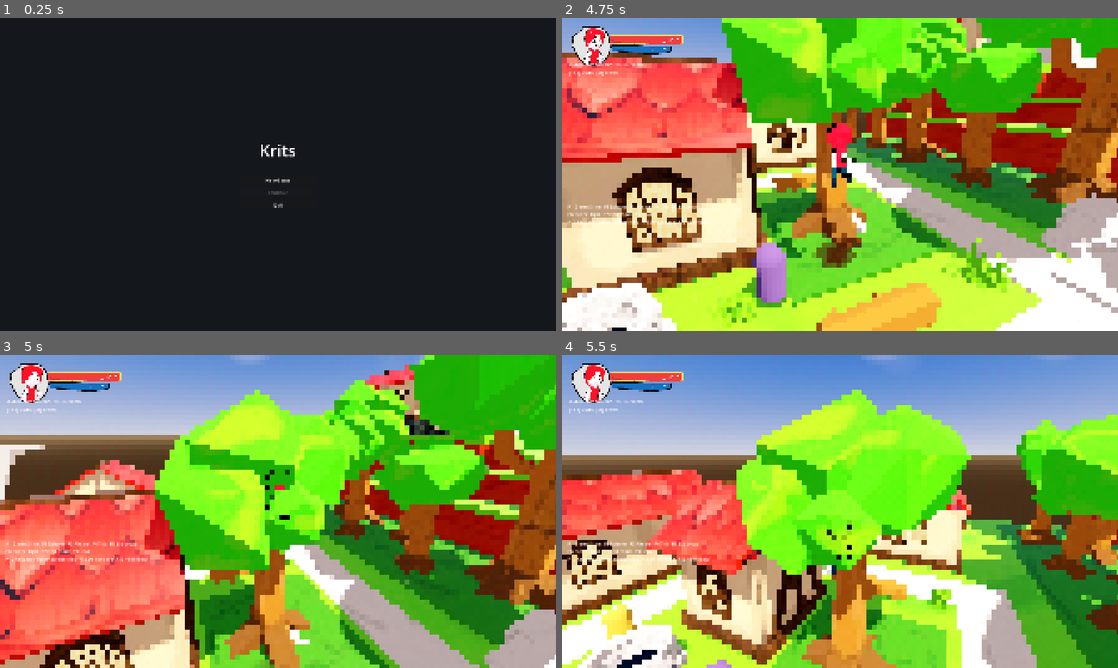
Above: before the commit, frames 1-4 (two rows, left to right).
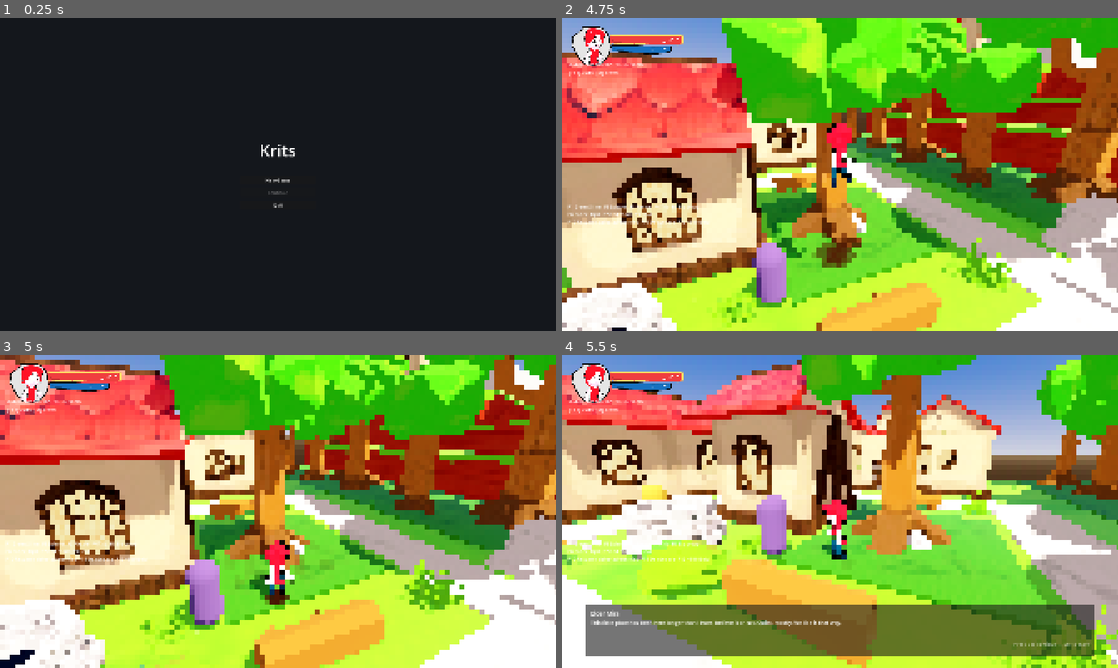
Above: after the commit, the same moments.

Repository: doggoanim/Krits
Game: Godot game, scene res://ui/main_menu.tscn
Same seed, same stepped clock (60 frames per second), same inputs: the game is played once before the commit and once after it.
Inputs (mouse positions are in pixels of both pictures, inside the frame that each line leads up to):
- Up to frame 1 (0.25 s): no input
- Up to frame 2 (4.75 s): click "New Game" at 0.5 s; tap Enter at 1.25 s; move the mouse to (867, 174) at 1.27 s; hold Ctrl (crouch_pound) 1.28-2.03 s; hold W (move_forward) from 1.28 s (still down); click (867, 174) at 1.42 s; tap Space (jump) at 1.52, 2.27, 3.77, 4.52 s; move the mouse to (812, 174) at 2.02 s; tap E (interact) at 2.1 s; move the mouse to (851, 168) at 2.77 s; hold Shift (roll_dive) 2.78-3.53 s; move the mouse to (834, 180) at 3.52 s; tap Delete at 3.6 s; click (834, 180) at 3.67 s; move the mouse to (878, 177) at 4.27 s; hold Ctrl (crouch_pound) from 4.28 s (still down)
- Up to frame 3 (5 s): keep holding W (move_forward); keep holding Ctrl (crouch_pound); tap F9 (debug_unstick, bound only after the commit) at 4.9 s
- Up to frame 4 (5.5 s): keep holding W (move_forward); move the mouse to (795, 508) at 5.02 s; release Ctrl (crouch_pound) at 5.03 s; tap E (interact) at 5.1 s; tap Space (jump) at 5.27 s

Frames 1-2 are identical in both runs. In frame 3, 93% of the frame differs, in the area x 0-100%, y 0-100%; in frame 4, 89%.

Commit message:
Add a manual unstick key (F9) as a last-resort recovery
The automatic recoveries already in place (step-up opt-out group,
wedge-escape in safe_move_and_slide) can't cover every case by
themselves — a climb grab in particular is SUPPOSED to hold the player
motionless on a wall, so a blanket "not moving while airborne = stuck"
detector would also kick players off legitimate wall holds. A player-
pressed key sidesteps that: it only fires when someone actually decides
they're stuck, whatever the cause. Tracks the last position the player
was actually standing on solid ground and teleports back there via the
Air state on press. Registered as an InputMap action at runtime in
_ready() rather than in project.godot, so it needs no project-settings
edit and can't merge-conflict with one.

Co-Authored-By: Claude Sonnet 5 <noreply@anthropic.com>
Claude-Session: https://claude.ai/code/session_01TYpdm1jACUqsWG6yyTxbgm

Diff:
--- a/player/player.gd
+++ b/player/player.gd
@@ -31,6 +31,9 @@
 ## ordinary wall instead of a climbable step.
 const NO_STEP_UP_GROUP := &"no_step_up"
 
+## See the registration comment in _ready() and _unstick() below.
+const UNSTICK_ACTION := &"debug_unstick"   ## bound to F9
+
 ## Godot's automatic floor-snap re-grounds the body if it's within this
 ## distance of a floor after move_and_slide() — see _update_floor_snap().
 const GROUND_FLOOR_SNAP := 0.3
@@ -65,6 +68,7 @@
 var _wall_cast: ShapeCast3D   ## see find_climbable_wall()/probe_wall_near()
 var _obstruction_cast: ShapeCast3D   ## see is_path_clear()
 var _was_on_floor := true
+var _last_safe_position: Vector3   ## most recent on_floor() position — see _unstick()
 var _air_t := 0.0   ## time since floor contact was last lost; gates the landing squash
 var _prev_facing_yaw := 0.0
 var _slime_overlaps := 0   ## count, not bool — several puddles can overlap at once
@@ -174,13 +178,36 @@
 	})
 	machine.start(&"Ground")
 
+	# A last-resort manual escape hatch: whatever gets a player wedged or
+	# stuck (bad collision geometry, an accidental climbable surface like the
+	# one removed from hometown.tscn, something not yet discovered), no
+	# automatic detector can promise to catch every case without also
+	# false-triggering on legitimate holds — WallClimbState, for instance, is
+	# SUPPOSED to let you hang motionless on a wall, so "not moving while
+	# airborne" can't just mean "stuck" on its own. A player-pressed key sidesteps
+	# that entirely: it only ever fires when someone decides they're actually
+	# stuck. Registered here in code (not project.godot) so it works without
+	# any project-settings edit and can't merge-conflict with one; remap by
+	# changing the keycode below or wiring UNSTICK_ACTION into the input map
+	# properly later if it should be player-rebindable.
+	if not InputMap.has_action(UNSTICK_ACTION):
+		InputMap.add_action(UNSTICK_ACTION)
+		var unstick_key := InputEventKey.new()
+		unstick_key.physical_keycode = KEY_F9
+		InputMap.action_add_event(UNSTICK_ACTION, unstick_key)
+
 func _physics_process(delta: float) -> void:
 	if dead:
+		return
+	if Input.is_action_just_pressed(UNSTICK_ACTION):
+		_unstick()
 		return
 	_update_timers(delta)
 	_update_floor_snap()
 	machine.physics_update(delta)
 	var on_floor := is_on_floor()
+	if on_floor:
+		_last_safe_position = global_position   ## see _unstick()
 	if on_floor and not _was_on_floor:
 		can_dive = true
 		# Only squash for a real fall, not a split-second floor-contact flicker
@@ -318,6 +345,23 @@
 	push_warning("Player wedged in a corner near %s — nudging free." % global_position)
 	velocity = escape.normalized() * WEDGE_NUDGE_SPEED
 	move_and_slide()
+
+## Player-triggered recovery (see UNSTICK_ACTION's registration in _ready()):
+## bail out of whatever state/predicament is holding the player — a climb
+## grab, a wedge neither of the automatic recoveries above caught, anything
+## else not yet discovered — and drop them back at the last position they
+## were actually standing on solid ground. Forces Air rather than Ground
+## directly: _last_safe_position was recorded while on_floor() was true, but
+## teleporting doesn't guarantee it still reads as grounded the instant
+## afterward (the floor could have moved, or safe_margin might not catch it
+## same-frame) — Air's own landing check settles that correctly next frame
+## either way, same as any other fall.
+func _unstick() -> void:
+	push_warning("Player manually unstuck — returning to last safe ground position %s." % _last_safe_position)
+	machine.transition_to(&"Air")
+	global_position = _last_safe_position
+	velocity = Vector3.ZERO
+	_wedge_t = 0.0
 
 ## Stepped stairs are a series of small vertical risers, and a riser is just
 ## a wall as far as move_and_slide() is concerned — without this, climbing a
